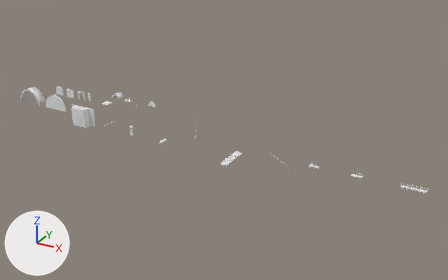
One commit to the Blender file art_src/kit/kit_walls.blend: the scene before it, then after it.
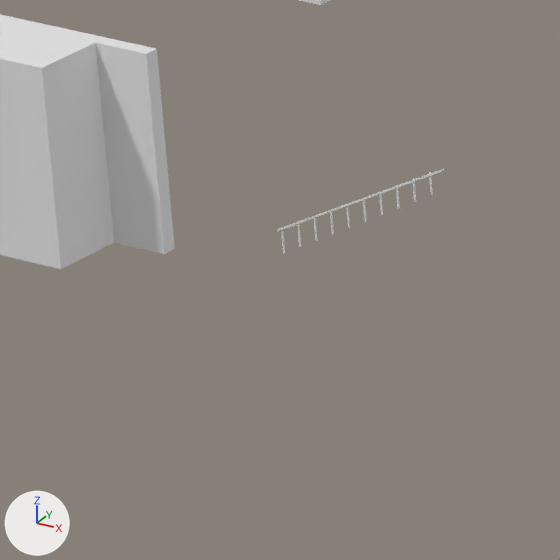
The first picture shows the older version from a 50 mm lens placed at (215.6, -218.3, 104.3), pointed at (102.0, -11.7, 1.0). The close-ups show the older and then the newer version on the part from 18% to 29% of the width and 37% to 54% of the height of that picture. Only the edits that show in the close-ups are written down. The lights are fixed; the arrows at lower left show +X, +Y and +Z. Objects named as collision shapes, trigger or cutter boxes, shadow casters or lower levels of detail are left out.

Objects in the first close-up: 'stair_gallery_8m__rail-col', 'wall_iwan_12m__body-col' and 2 more.
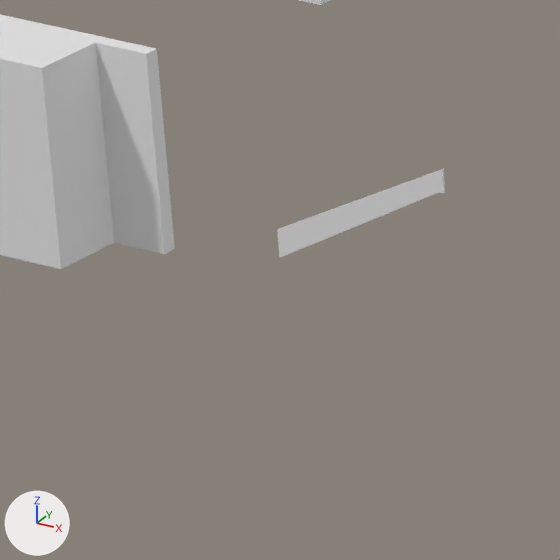
Changed parts and their boxes (x1, y1, x2, y2) in the close-ups (560 x 560 px; the box of a moved part takes in the faces that stretch with it):
'stair_gallery_8m__rail-col', reshaped: before (277, 169, 444, 254); after (277, 169, 445, 258)
part 1 of me_stair_gallery_8m__rail_col, deleted: before (281, 172, 433, 254)
part 2 of me_stair_gallery_8m__rail_col, moved or reshaped: before (277, 169, 444, 231); after (277, 169, 445, 258)

Diff of the bpy script that builds the scene:
```diff
--- a/art_src/kit/kit_walls.blend.py
+++ b/art_src/kit/kit_walls.blend.py
@@ me_stair_gallery_8m__rail_col @@
 # used by ob_stair_gallery_8m__rail_col; parent = ob_m_stair_gallery_8m; location = (0.0, 0.0, 0.0)
 # verts and faces of me_stair_gallery_8m__rail_col; kept vertices keep their numbers, new ones are numbered from 88
 # before: 80 (0.0, 1.48, 1.07) at pixel (277, 231), 81 (0.0, 1.58, 1.07) at pixel (279, 230), 82 (0.0, 1.58, 1.15) at pixel (278, 228), 83 (0.0, 1.48, 1.15) at pixel (277, 229), 84 (8.0, 1.48, 5.01) at pixel (442, 171)
 # before: 85 (8.0, 1.58, 5.01) at pixel (443, 170), 86 (8.0, 1.58, 5.09) at pixel (443, 168), 87 (8.0, 1.48, 5.09) at pixel (442, 169)
-me_stair_gallery_8m__rail_col.from_pydata(...)  # 88 vertices, 66 faces; spans x 0.0..8.0, y 1.48..1.58, z 0.21..5.09
+me_stair_gallery_8m__rail_col.from_pydata(...)  # 10 vertices, 7 faces; spans x 0.0..8.0, y 1.48..1.58, z 0.0..5.09
+# me_stair_gallery_8m__rail_col part 1: 10 loose pieces with 80 vertices, spanning x 0.17..7.43, y 1.5..1.56, z 0.21..4.84, are deleted
+# me_stair_gallery_8m__rail_col part 2
+delete_faces([(80, 81, 85, 84), (81, 82, 86, 85), (80, 84, 87, 83)])
+verts[80] = (0.0, 1.48, 0.0)  # moved, pixel (279, 257)
+verts[81] = (0.0, 1.58, 0.0)  # moved, pixel (281, 257)
+verts[84] = (8.0, 1.48, 4.15)  # moved, pixel (443, 193)
+verts[85] = (8.0, 1.58, 4.15)  # moved, pixel (445, 192)
+verts[88] = (7.8, 1.48, 4.15)  # pixel (439, 192)
+verts[89] = (7.8, 1.58, 4.15)
+faces += [(80, 88, 84, 87, 83), (81, 82, 86, 85, 89), (80, 81, 89, 88), (84, 88, 89, 85)]
 me_stair_gallery_8m__rail_col.materials.append(mat_wood)
```
